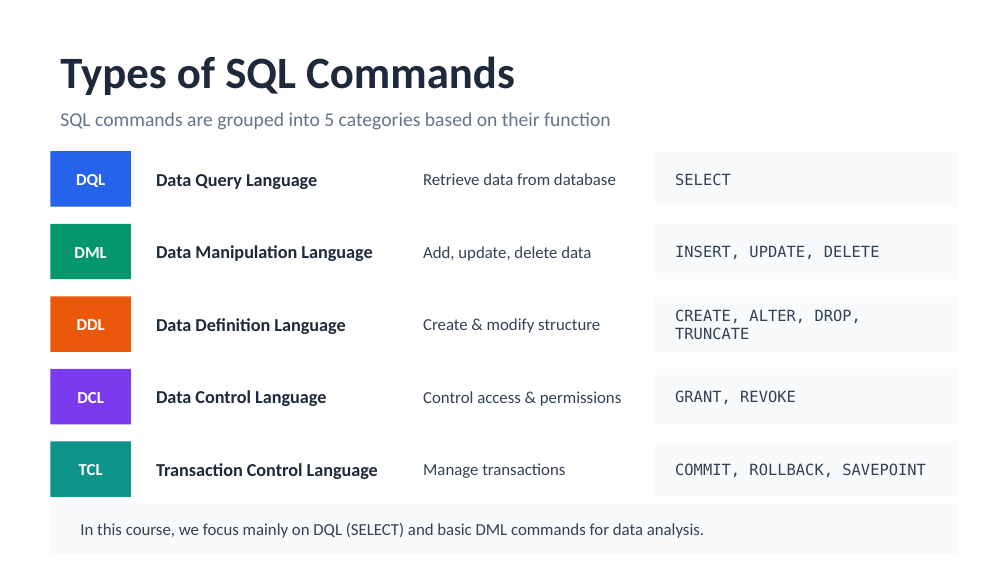
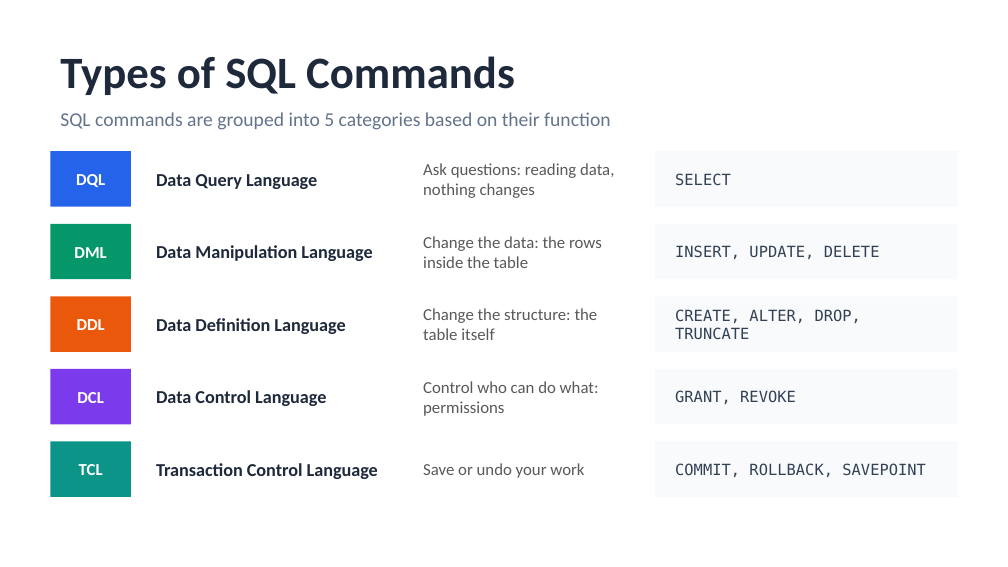
Before and after one commit to sauhar/Business-Data-Analytics, a slide deck: slide 5 of Slides/3_SQL_Fundamentals_Database_Concepts.pptx. Drawn at 1008x567 pixels with LibreOffice and Linux fonts; fonts in the diff are those of the drawing. Boxes give left, top, right and bottom in pixels: in the first picture for what was removed or moved away, otherwise in the second. Text is boxed around its words. In the diff, an @@ line names an element or a change of style, - is before the commit and + after.

```diff
--- a/Slides/3_SQL_Fundamentals_Database_Concepts.pptx
+++ b/Slides/3_SQL_Fundamentals_Database_Concepts.pptx
@@ text at box(423, 163, 614, 198): text changed; text colour #334155 to #595959 @@
-Retrieve data from database
+Ask questions: reading data, nothing changes
@@ text at box(423, 236, 602, 268): text changed; text colour #334155 to #595959 @@
-Add, update, delete data
+Change the data: the rows inside the table
@@ text at box(423, 308, 598, 340): text changed; text colour #334155 to #595959 @@
-Create & modify structure
+Change the structure: the table itself
@@ text at box(423, 381, 599, 416): text changed; text colour #334155 to #595959 @@
-Control access & permissions
+Control who can do what: permissions
@@ text at box(423, 463, 584, 478): text changed; text colour #334155 to #595959 @@
-Manage transactions
+Save or undo your work
@@ rectangle removed at box(50, 504, 958, 554) @@
@@ text removed at box(80, 523, 704, 538) @@
-In this course, we focus mainly on DQL (SELECT) and basic DML commands for data analysis.
```
Also in this commit, not shown: 5 other slides changed, 7 other files.
